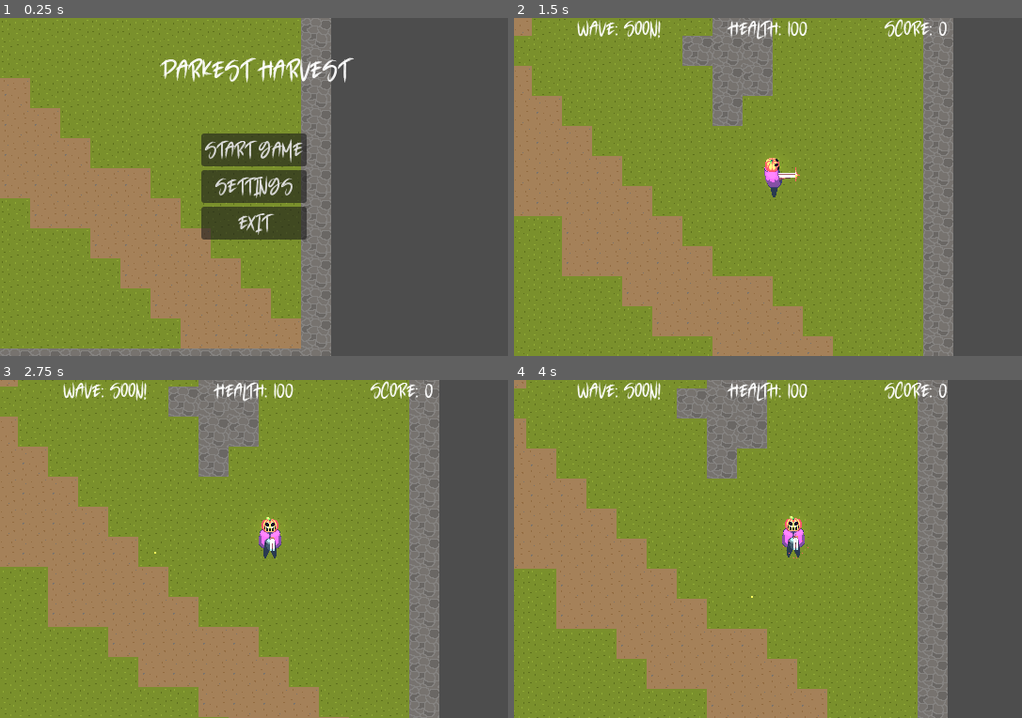
Above: before the commit, frames 1-4 (two rows, left to right).
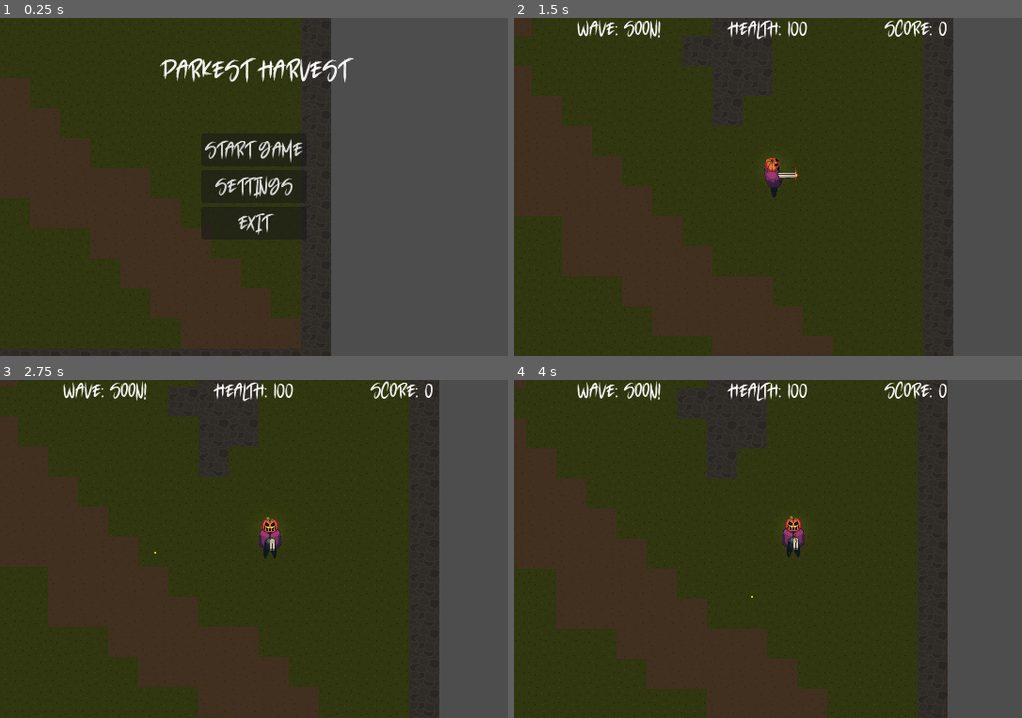
Above: after the commit, the same moments.

Repository: joshuardecker/eternal-harvest
Game: Godot game, scene res://Start/start.tscn
Same seed, same stepped clock (60 frames per second), same inputs: the game is played once before the commit and once after it.
Inputs (mouse positions are in pixels of both pictures, inside the frame that each line leads up to):
- Up to frame 1 (0.25 s): no input
- Up to frame 2 (1.5 s): click "Start Game" at 0.5 s; tap Enter at 1.25 s; move the mouse to (879, 170) at 1.27 s; hold D (right) from 1.28 s (still down); click (879, 170) at 1.35 s
- Up to frame 3 (2.75 s): move the mouse to (152, 565) at 2.02 s; release D (right) at 2.03 s; hold S (down) from 2.03 s (still down); click (152, 565) at 2.1 s
- Up to frame 4 (4 s): move the mouse to (818, 474) at 2.77 s; release S (down) at 2.78 s; hold D (right) 2.78-3.53 s; click (818, 474) at 2.85 s; move the mouse to (742, 616) at 3.52 s; hold W (up) from 3.53 s (still down); click (742, 616) at 3.6 s

The runs differ from the first frame. In frame 1, 64% of the frame differs, in the area x 0-66%, y 0-100%; in frame 2, 86%, in the area x 0-87%, y 0-100%; in frame 3, 86%; in frame 4, 85%.

Commit message:
Added a dark color to the whole world scene

Diff:
--- a/World/world.tscn
+++ b/World/world.tscn
@@ -59,3 +59,6 @@
 
 [node name="GhostSpawner" parent="." instance=ExtResource("5_awnpw")]
 position = Vector2(108, 92)
+
+[node name="CanvasModulate" type="CanvasModulate" parent="."]
+color = Color(0.396516, 0.37441, 0.348814, 1)
